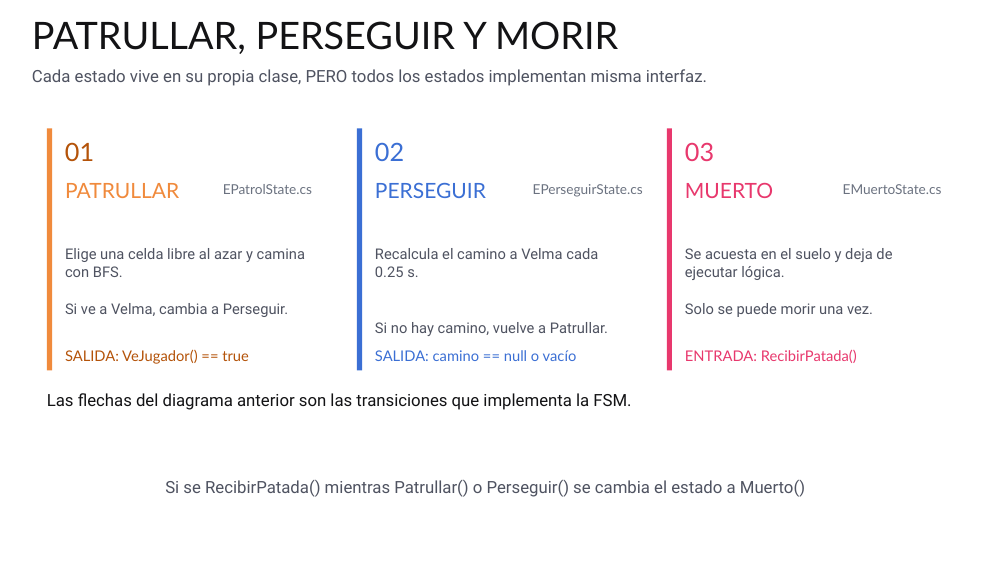
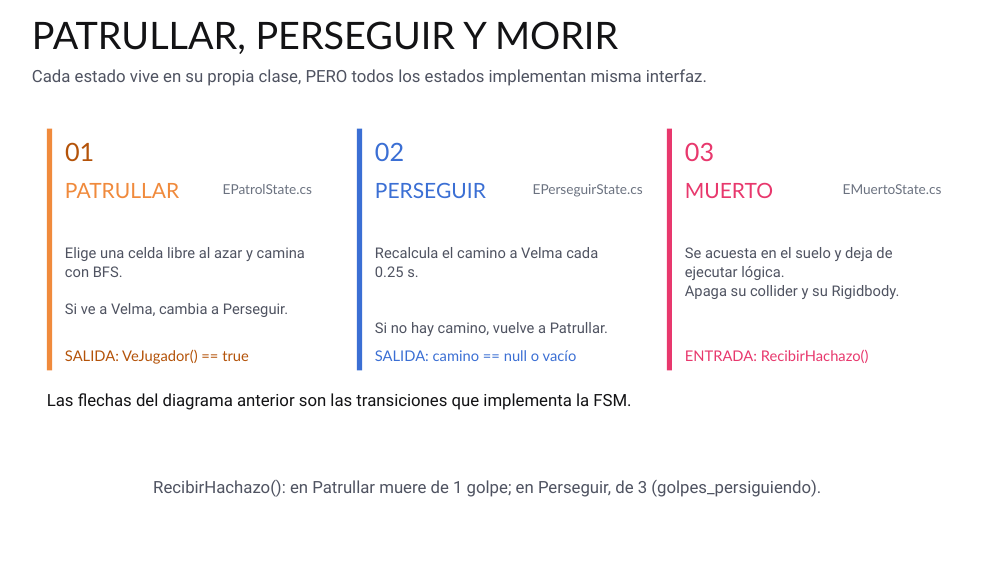
Before and after one commit to abala-tec/TC2005B, a slide deck: slide 5 of T8/T8.8.2-enemigos-fsm/T8.8.2-Enemigos-FSM.pptx. Drawn at 1008x567 pixels with LibreOffice and Linux fonts; fonts in the diff are those of the drawing; background and template pictures are left out. Boxes give left, top, right and bottom in pixels: in the first picture for what was removed or moved away, otherwise in the second. Text is boxed around its words. In the diff, an @@ line names an element or a change of style, - is before the commit and + after.

Commit message:
[master] udpate de las diapositivas de scena 7, hack en vez de patadas, 3hit dinamica

```diff
--- a/T8/T8.8.2-enemigos-fsm/T8.8.2-Enemigos-FSM.pptx
+++ b/T8/T8.8.2-enemigos-fsm/T8.8.2-Enemigos-FSM.pptx
@@ text at <box>685,285,900,299</box>: text changed @@
-Solo se puede morir una vez.
+Apaga su collider y su Rigidbody.
@@ text at <box>685,350,869,363</box>: text changed @@
-ENTRADA: RecibirPatada()
+ENTRADA: RecibirHachazo()
@@ text at <box>153,480,821,497</box>: text changed @@
-Si se RecibirPatada() mientras Patrullar() o Perseguir() se cambia el estado a Muerto()
+RecibirHachazo(): en Patrullar muere de 1 golpe; en Perseguir, de 3 (golpes_persiguiendo).
```
Also in this commit, not shown: 10 other slides changed, 2 slides added, 2 slides removed, 12 other files.
